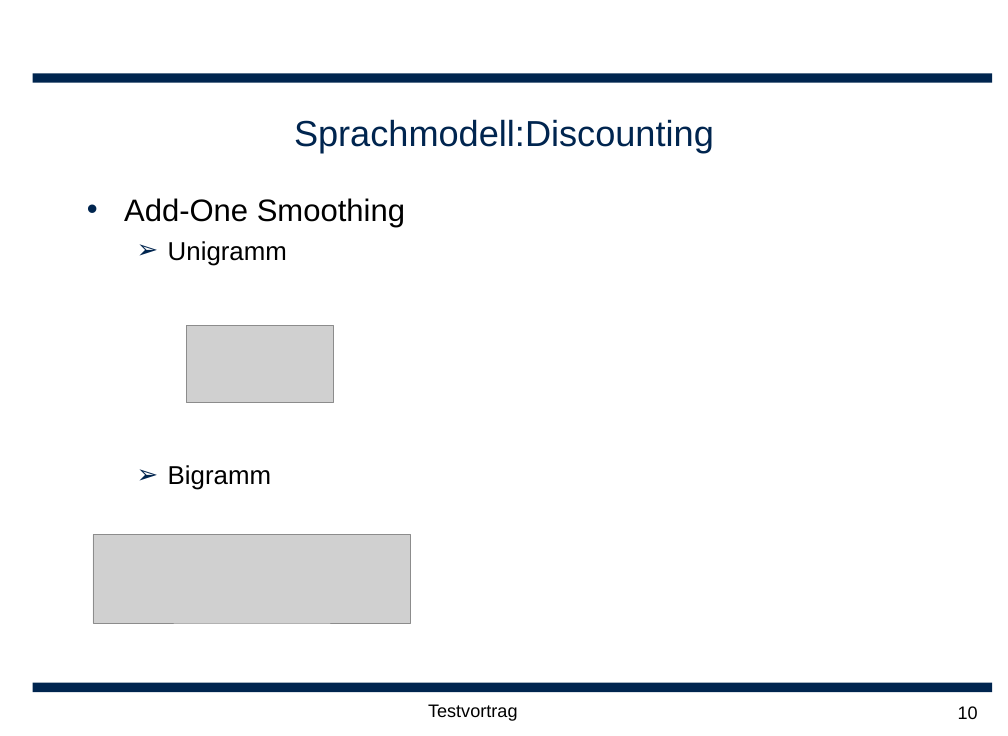
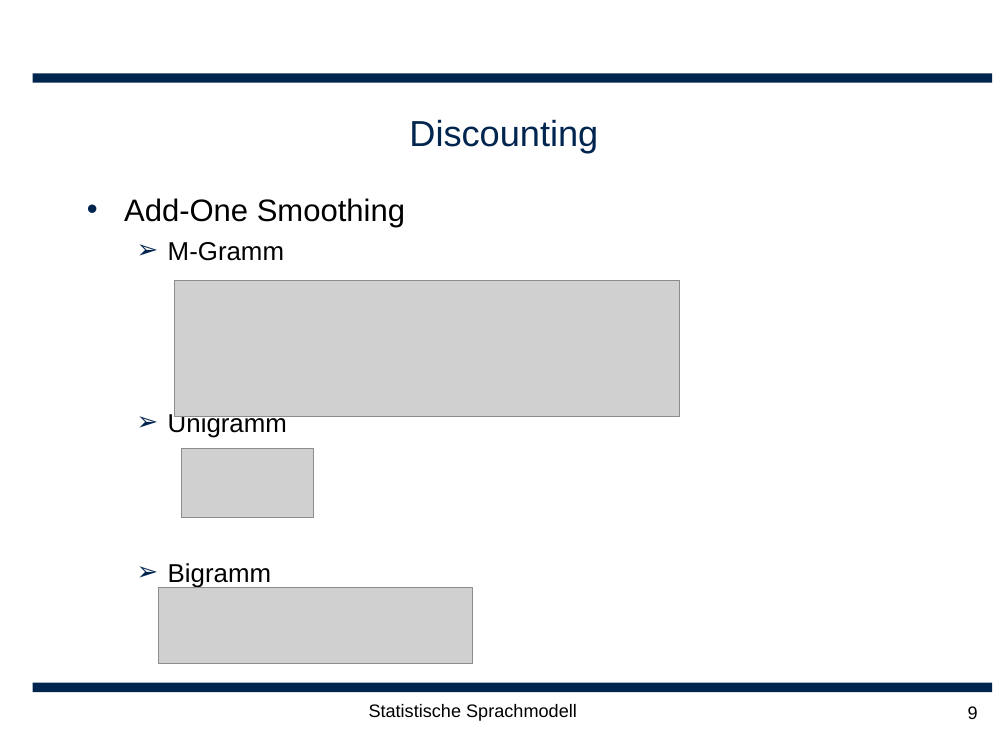
Before and after one commit to leonard117/arbeittet, a slide deck: slide 9 of ARS/doc/Statische Sprachmodellierung.ppt (slide 10 before the commit). Drawn at 1008x736 pixels with LibreOffice and Linux fonts; fonts in the diff are those of the drawing; grey boxes stand for pictures; background and template pictures are left out. Boxes give left, top, right and bottom in pixels: in the first picture for what was removed or moved away, otherwise in the second. Text is boxed around its words. In the diff, an @@ line names an element or a change of style, - is before the commit and + after.

```diff
--- a/ARS/doc/Statische Sprachmodellierung.ppt
+++ b/ARS/doc/Statische Sprachmodellierung.ppt
@@ title at box(409, 119, 598, 152): text changed @@
-Sprachmodell:Discounting
+Discounting
@@ text at box(168, 242, 284, 261): paragraph added @@
+  ➢ M-Gramm
@@ picture added at box(174, 280, 679, 417) @@
@@ picture: place and size @@
-picture at box(186, 325, 333, 403)
+picture at box(181, 448, 313, 517)
@@ picture: place and size @@
-picture at box(93, 535, 411, 623)
+picture at box(159, 588, 472, 663)
@@ text at box(369, 704, 577, 721): text changed @@
-Testvortrag
+Statistische Sprachmodell
@@ page number at box(968, 706, 978, 719): text changed @@
-10
+9
```
Also in this commit, not shown: 15 other slides changed, 5 slides added, 4 slides removed.
